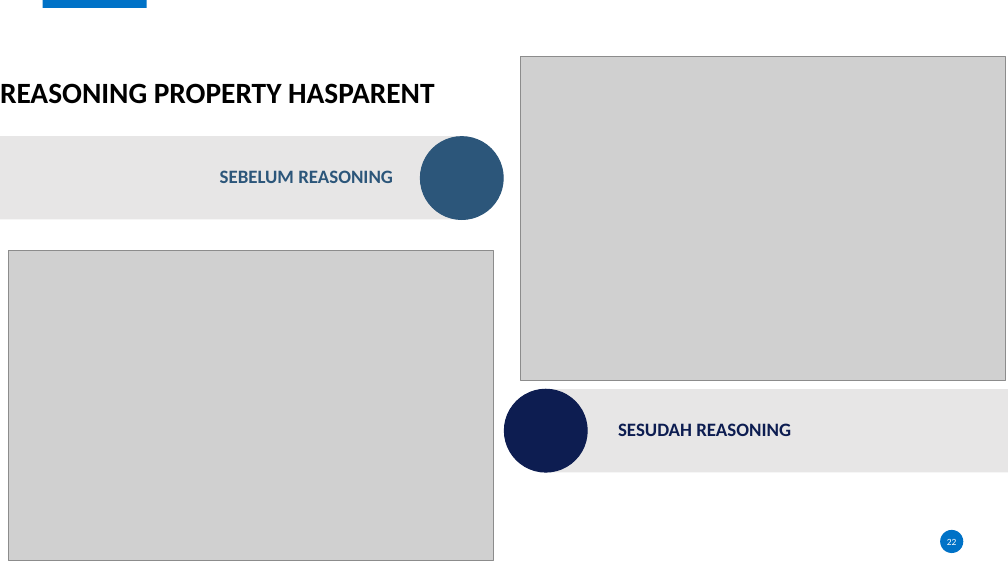
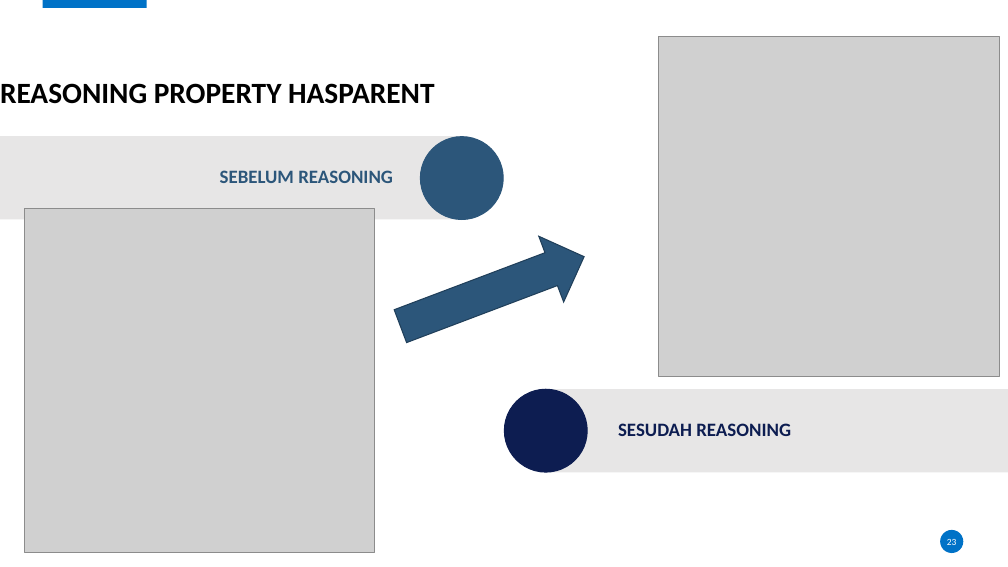
Before and after one commit to karyoutomoo/The-Tree-of-Heroes, a slide deck: slide 23 of 05111540000007-Faiq-Presentasi.pptx (slide 22 before the commit). Drawn at 1008x567 pixels with LibreOffice and Linux fonts; fonts in the diff are those of the drawing; grey boxes stand for pictures; background and template pictures are left out. Boxes give left, top, right and bottom in pixels: in the first picture for what was removed or moved away, otherwise in the second. Text is boxed around its words. In the diff, an @@ line names an element or a change of style, - is before the commit and + after.

```diff
--- a/05111540000007-Faiq-Presentasi.pptx
+++ b/05111540000007-Faiq-Presentasi.pptx
@@ picture: place and size @@
-picture at box(521, 57, 1006, 380)
+picture at box(659, 36, 1000, 376)
@@ picture: place and size @@
-picture at box(8, 250, 493, 560)
+picture at box(24, 208, 374, 552)
@@ right arrow added at box(388, 224, 597, 359), fill #2C567A, outline #21405A 1 pt @@
```
Also in this commit, not shown: 24 other slides changed, 2 slides added, 1 slide removed, 5 other files.
